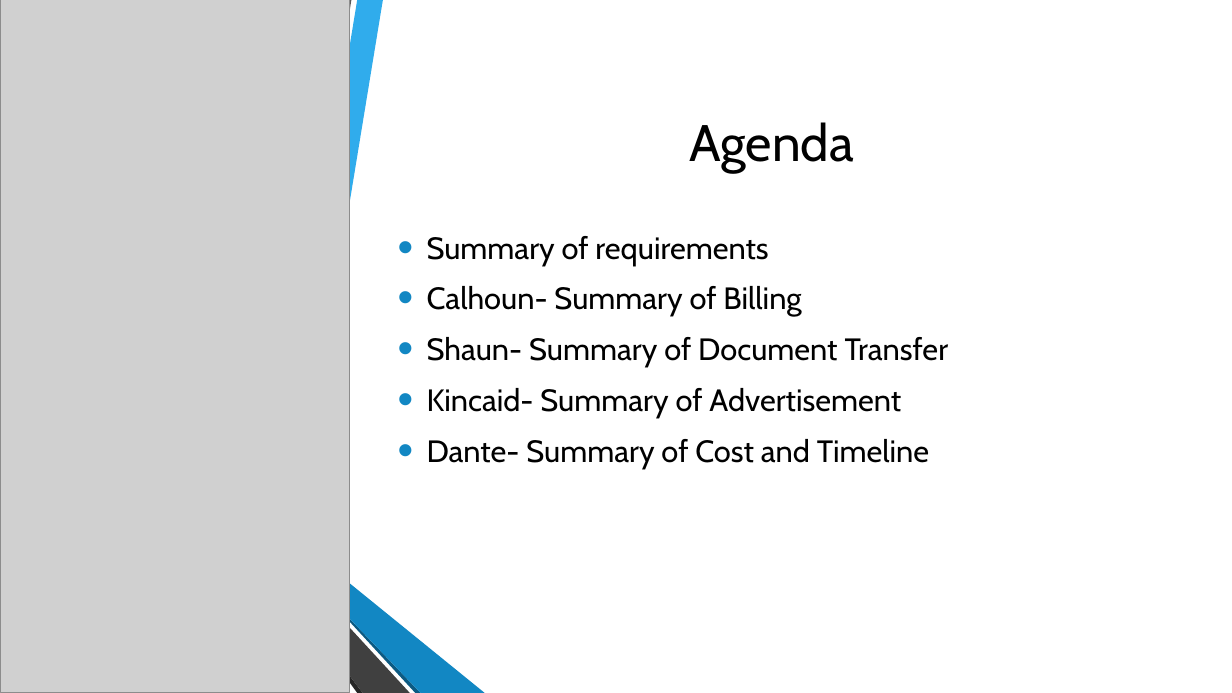
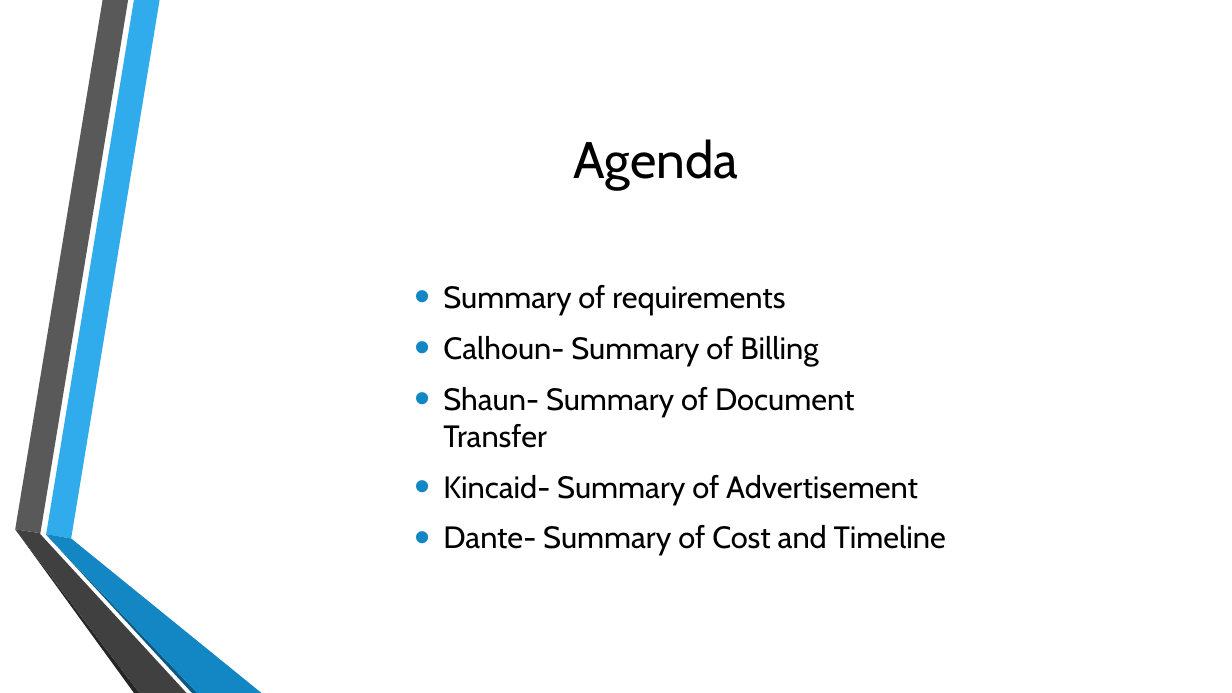
Before and after one commit to CalhounC357/4800_Tax_Boss, a slide deck: slide 5 of De La Riva, Bennett, Calhoun, Young; Tax_Boss.pptx (slide 4 before the commit). Drawn at 1232x693 pixels with LibreOffice and Linux fonts; fonts in the diff are those of the drawing; grey boxes stand for pictures; background and template pictures are left out. Boxes give left, top, right and bottom in pixels: in the first picture for what was removed or moved away, otherwise in the second. Text is boxed around its words. In the diff, an @@ line names an element or a change of style, - is before the commit and + after.

```diff
--- a/De La Riva, Bennett, Calhoun, Young; Tax_Boss.pptx
+++ b/De La Riva, Bennett, Calhoun, Young; Tax_Boss.pptx
@@ rectangle removed at [0, 0, 1232, 693] @@
@@ picture removed at [0, 0, 349, 693] @@
@@ freeform shape removed at [231, 0, 494, 535] @@
@@ title "Agenda": place and size @@
-title "Agenda" at [689, 122, 854, 172]
+title "Agenda" at [574, 139, 739, 189]
@@ text "Summary of requirements": place and size @@
-text "Summary of requirements" at [427, 236, 949, 469]
+text "Summary of requirements" at [443, 285, 946, 555]
@@ text "Summary of requirements" at [443, 285, 946, 555]: vertical alignment middle to top @@
@@ freeform shape removed at [233, 531, 487, 693] @@
@@ group removed at [238, 0, 485, 693]: 6 freeform shapes @@
```
Also in this commit, not shown: 3 other slides changed, 2 slides added.
